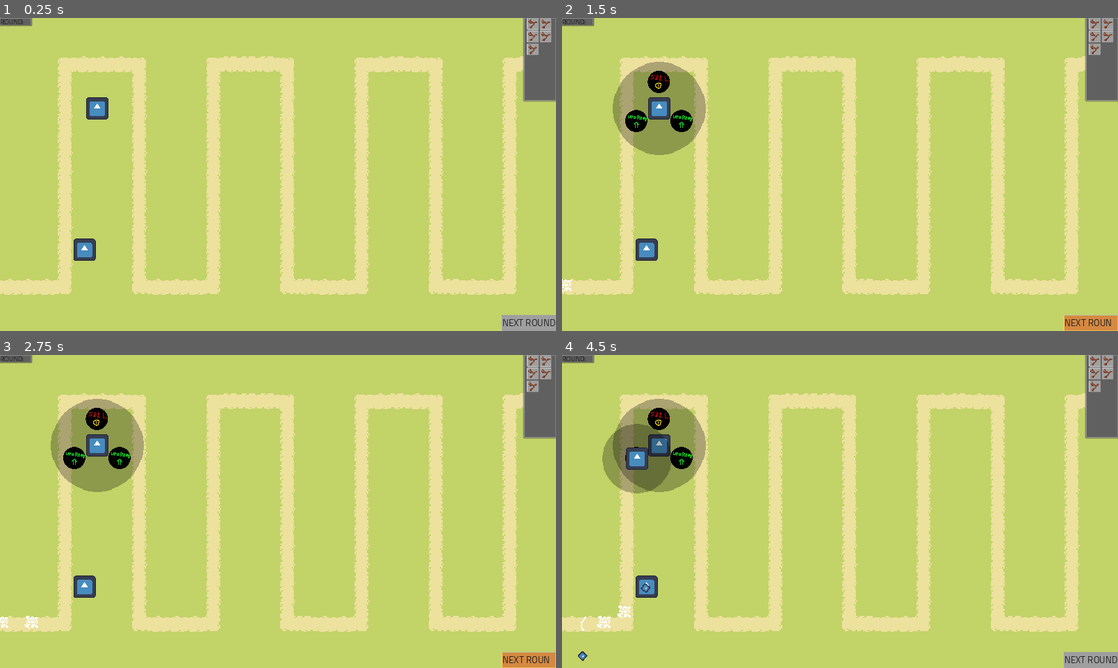
Above: before the commit, frames 1-4 (two rows, left to right).
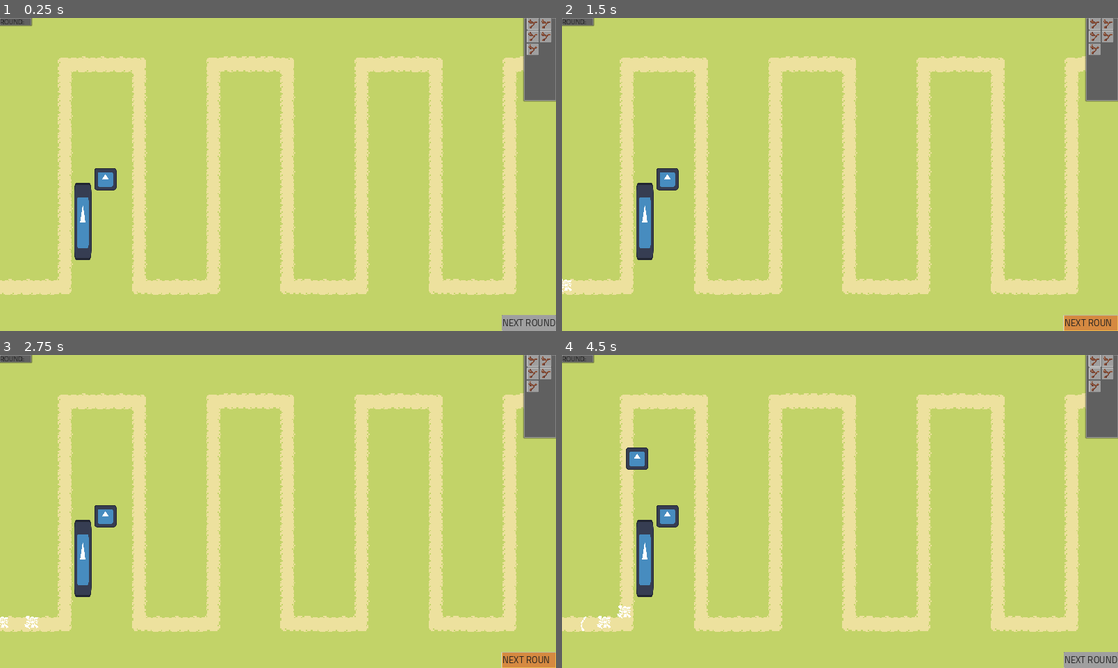
Above: after the commit, the same moments.

Repository: MindVisceral/BoneTD
Game: Godot game, scene res://Levels/Level1/Level1.tscn
Two runs of this game, one before a commit and one after it. Both use one fixed random seed, a clock stepped at 60 frames per second and the inputs below. This scene is started directly instead of the project's main scene. The engine's default icon, where the game draws it, is replaced by a stand-in: a white triangle on a blue panel in a dark square.
Inputs (mouse positions are in pixels of both pictures, inside the frame that each line leads up to):
- Up to frame 1 (0.25 s): no input
- Up to frame 2 (1.5 s): click (662, 108) at 0.52 s; click "NEXT ROUND" at 1.25 s
- Up to frame 3 (2.75 s): click "NEXT ROUND" at 2 s
- Up to frame 4 (4.5 s): click (684, 458) at 2.77 s; click (1095, 361) at 3.5 s; click (634, 458) at 4.27 s

The runs differ from the first frame. In frame 1, 1.3% of the frame differs, in the area x 13-21%, y 25-78%; in frame 2, 4.9%; in frame 3, 4.9%; in frame 4, 5.1%, in the area x 2-97%, y 0-98%.
Error before the commit: Cannot call method 'instantiate' on a null value. (res://Entities/Towers/BaseTower/BaseTower.gd:347)

Commit message:
Changed Round Node type, added Obstacle check

Diff:
--- a/Entities/Towers/BaseTower/BaseTower.gd
+++ b/Entities/Towers/BaseTower/BaseTower.gd
@@ -51,6 +51,8 @@
 ## Timer that keeps time until next shot
 @export var ShotDelayTimer: Timer
 
+## The mask/layer on which all 'Environment' Nodes are on.
+@export_flags_2d_physics var environment_layer: int
 
 ###-------------------------------------------------------------------------###
 ##### Upgrades
@@ -173,13 +175,52 @@
 
 		## If there is a current_target...
 		if current_target:
-
-			## Shot at the current_target, if possible.
+			## And the shooting cooldown is over...
 			if ShotDelayTimer.is_stopped():
-				shoot_at_target()
-
-
-
+				## Check if the Target can be seen from the Tower's position with a Ray.
+				## The Tower cannot see from behind obstacles.
+				if can_see_target() == true:
+					shoot_at_target()
+
+
+
+
+
+## A simple RayCast which checks for any Environmental Obstacles
+## between the Tower and the current_target.
+func can_see_target() -> bool:
+	var can_tower_see_target: bool = true
+
+	## Get the world's space_state. We need this to cast a Ray
+	var space_state = get_world_2d().direct_space_state
+
+	## The position from which the Ray will be cast.
+	var start_pos: Vector2 = self.global_position
+	#
+	## The position at which the Ray will end.
+	var end_pos: Vector2 = current_target.global_position
+	#
+	## The mask on which the Environment lies.
+	## We don't care about anything else in the way, not even other Enemies.
+	var mask: int = environment_layer
+
+	## Put together all of those variables above.
+	## NOTE: All the other default settings are fine. No need for changing body and area booleans.
+	var parameters: PhysicsRayQueryParameters2D = \
+		PhysicsRayQueryParameters2D.create(start_pos, end_pos, mask)
+
+
+	## Cast a Ray with the 'parameters' variable as its parameters
+	var result = space_state.intersect_ray(parameters)
+
+	## If the RayCast detects any obstacles (that are on the Environment layer),
+	## then the Tower cannot see its Target.
+	if result:
+		can_tower_see_target = false
+
+
+	## Return a boolean - can the Tower see its Target?
+	return can_tower_see_target
 
 
 ## This function makes the Tower shoot its Target.
--- a/Entities/Towers/BaseTower/BaseTower.tscn
+++ b/Entities/Towers/BaseTower/BaseTower.tscn
@@ -21,6 +21,7 @@
 bullet_spawn_point = NodePath("RotationPivot/BulletSpawnPoint")
 rotation_pivot = NodePath("RotationPivot")
 ShotDelayTimer = NodePath("ShotDelayTimer")
+environment_layer = 1
 
 [node name="TowerRangeVisuals" type="Sprite2D" parent="."]
 visible = false
--- a/Entities/Towers/GunTurret/GunTurret.tscn
+++ b/Entities/Towers/GunTurret/GunTurret.tscn
@@ -6,6 +6,7 @@
 radius = 40.0
 
 [node name="GunTurret" instance=ExtResource("1_spxrn")]
+environment_layer = null
 shot_delay = 2.5
 
 [node name="TowerRangeVisuals" parent="." index="0"]
--- a/Entities/Towers/ProjectileTower/ProjectileTower.tscn
+++ b/Entities/Towers/ProjectileTower/ProjectileTower.tscn
@@ -7,6 +7,7 @@
 [node name="ProjectileTower" instance=ExtResource("1_478ed")]
 script = ExtResource("2_nispy")
 bullet_scene = ExtResource("3_4qeq7")
+environment_layer = null
 
 [editable path="RadialTowerSelection"]
 [editable path="TowerRange"]
--- /dev/null
+++ b/Entities/Towers/RayTower/RayTower.gd
@@ -0,0 +1,56 @@
+## Check superior BaseTower script for @tool use
+@tool
+class_name RayTower
+extends BaseTower
+
+
+###-------------------------------------------------------------------------###
+##### References
+###-------------------------------------------------------------------------###
+
+@export_group("References")
+
+
+###-------------------------------------------------------------------------###
+##### Shooting Variables
+###-------------------------------------------------------------------------###
+
+
+###-------------------------------------------------------------------------###
+##### Variable storage
+###-------------------------------------------------------------------------###
+
+
+###-------------------------------------------------------------------------###
+##### Setup functions
+###-------------------------------------------------------------------------###
+
+func _ready() -> void:
+	## Call the superior class' _ready() function too. It would be overriden without this!
+	## NOTE: This applies to ALL functions with the same name as the ones in the superior class!
+	super()
+
+## Setup this Tower
+func setup() -> void:
+	super()
+
+
+###-------------------------------------------------------------------------###
+##### Shooting functions
+###-------------------------------------------------------------------------###
+
+## Every frame, check if the Target can be shot.
+func _physics_process(delta: float) -> void:
+	super(delta)
+
+## Shooting the Target should be possible,
+func shoot_at_target() -> void:
+	super()
+
+
+## Deal damage to the chosen Target, as long as there is line of sight.
+## NOTE: This function's code is unique to this Tower type!
+func fire() -> void:
+	#super() ## This might be unnecessary because it's an empty dummy function.
+
+	pass
--- /dev/null
+++ b/Entities/Towers/RayTower/RayTower.tscn
@@ -0,0 +1,10 @@
+[gd_scene load_steps=3 format=3 uid="uid://dn0yn7md0iu0y"]
+
+[ext_resource type="PackedScene" uid="uid://u1qyk1m1yco0" path="res://Entities/Towers/BaseTower/BaseTower.tscn" id="1_je144"]
+[ext_resource type="Script" path="res://Entities/Towers/RayTower/RayTower.gd" id="2_vuqpp"]
+
+[node name="RayTower" instance=ExtResource("1_je144")]
+script = ExtResource("2_vuqpp")
+
+[editable path="RadialTowerSelection"]
+[editable path="TowerRange"]
--- a/Entities/Towers/StickGuy/StickGuy.tscn
+++ b/Entities/Towers/StickGuy/StickGuy.tscn
@@ -10,6 +10,7 @@
 radius = 9.0
 
 [node name="StickGuy" instance=ExtResource("1_s74lq")]
+environment_layer = null
 upgrade_1 = ExtResource("2_2jbvk")
 upgrade_2 = ExtResource("2_2jbvk")
 shot_delay = 0.7
--- a/Levels/Level1/Level1.tscn
+++ b/Levels/Level1/Level1.tscn
@@ -1,13 +1,13 @@
-[gd_scene load_steps=22 format=3 uid="uid://iq4hunaccf0"]
+[gd_scene load_steps=23 format=3 uid="uid://iq4hunaccf0"]
 
 [ext_resource type="Texture2D" uid="uid://il6gwq8g1ja1" path="res://Levels/Level1/level1_tileset.png" id="1_4wrf1"]
 [ext_resource type="PackedScene" uid="uid://deff34inq0ldo" path="res://Levels/LevelStats.tscn" id="1_luyuo"]
 [ext_resource type="PackedScene" uid="uid://xau7xbcers41" path="res://Levels/RoundHandler.tscn" id="2_7b7bi"]
 [ext_resource type="PackedScene" uid="uid://5q3j0jjqbwtm" path="res://Levels/Rounds/BaseRound.tscn" id="3_gmuuh"]
 [ext_resource type="PackedScene" uid="uid://ixusat1leq8h" path="res://Levels/TowerHandler.tscn" id="4_6772l"]
+[ext_resource type="Texture2D" uid="uid://c6mdmcmvjs336" path="res://icon.svg" id="5_y4jfb"]
 [ext_resource type="PackedScene" uid="uid://cbdr67v8qd072" path="res://Entities/Towers/StickGuy/StickGuySelectButton.tscn" id="6_4qvdn"]
 [ext_resource type="PackedScene" uid="uid://3ob5n3fq12o6" path="res://Entities/Enemies/CarpalsEnemy/CarpalsEnemy.tscn" id="7_pr6bl"]
-[ext_resource type="PackedScene" uid="uid://sgh3hg5h60t7" path="res://Entities/Towers/GunTurret/GunTurret.tscn" id="7_yjany"]
 [ext_resource type="PackedScene" uid="uid://cavd1oiqjhyqd" path="res://Entities/Towers/ProjectileTower/ProjectileTower.tscn" id="7_ylebg"]
 
 [sub_resource type="NavigationPolygon" id="NavigationPolygon_2vxpa"]
@@ -420,8 +420,11 @@
 navigation_layer_0/layers = 1
 sources/0 = SubResource("TileSetAtlasSource_yxxhc")
 
+[sub_resource type="RectangleShape2D" id="RectangleShape2D_4td0d"]
+size = Vector2(15, 67)
+
 [sub_resource type="CircleShape2D" id="CircleShape2D_n0r05"]
-radius = 33.2415
+radius = 48.0416
 
 [sub_resource type="Curve2D" id="Curve2D_ja27w"]
 _data = {
@@ -440,6 +443,14 @@
 "
 
 [node name="Level1" type="Node2D"]
+
+[node name="RoundHandler" parent="." node_paths=PackedStringArray("path_reference", "nextRound_button") instance=ExtResource("2_7b7bi")]
+path_reference = NodePath("../MovementPath")
+nextRound_button = NodePath("../GUI/TemporaryGUI/next_round_button")
+number_of_rounds = 3
+
+[node name="BaseRound" parent="RoundHandler" instance=ExtResource("3_gmuuh")]
+waves_in_order = Array[int]([0])
 
 [node name="LevelStats" parent="." instance=ExtResource("1_luyuo")]
 
@@ -451,33 +462,29 @@
 layer_1/name = "walk layer"
 layer_1/tile_data = PackedInt32Array(917504, 65536, 0, 917505, 65536, 0, 917506, 65536, 0, 917507, 131072, 2, 851971, 1 …(1902 unchanged characters)…
 
-[node name="RoundHandler" parent="." node_paths=PackedStringArray("path_reference", "nextRound_button") instance=ExtResource("2_7b7bi")]
-path_reference = NodePath("../MovementPath")
-nextRound_button = NodePath("../GUI/TemporaryGUI/next_round_button")
-number_of_rounds = 3
-
-[node name="BaseRound" parent="RoundHandler" instance=ExtResource("3_gmuuh")]
-waves_in_order = Array[int]([0])
+[node name="EnvironmentObstacles" type="Node2D" parent="."]
+
+[node name="THE_OBSTACLE" type="StaticBody2D" parent="EnvironmentObstacles"]
+position = Vector2(72, 176)
+collision_mask = 0
+
+[node name="Sprite2D" type="Sprite2D" parent="EnvironmentObstacles/THE_OBSTACLE"]
+position = Vector2(-0.500006, -0.499998)
+scale = Vector2(0.117187, 0.523438)
+texture = ExtResource("5_y4jfb")
+
+[node name="Collider" type="CollisionShape2D" parent="EnvironmentObstacles/THE_OBSTACLE"]
+shape = SubResource("RectangleShape2D_4td0d")
 
 [node name="TowerHandler" parent="." instance=ExtResource("4_6772l")]
 
-[node name="BaseTower" parent="TowerHandler" node_paths=PackedStringArray("tower_handler") instance=ExtResource("7_yjany")]
-position = Vector2(84, 78)
+[node name="ProjectileTower" parent="TowerHandler" node_paths=PackedStringArray("tower_handler") instance=ExtResource("7_ylebg")]
+position = Vector2(91, 139)
 tower_handler = NodePath("..")
-shot_delay = 1.5
-
-[node name="TowerRangeVisuals" parent="TowerHandler/BaseTower" index="0"]
-visible = false
-
-[node name="ShotDelayTimer" parent="TowerHandler/BaseTower" index="6"]
-wait_time = 1.5
-
-[node name="ProjectileTower" parent="TowerHandler" node_paths=PackedStringArray("tower_handler") instance=ExtResource("7_ylebg")]
-position = Vector2(73, 200)
-tower_handler = NodePath("..")
+environment_layer = 1
 
 [node name="TowerRangeVisuals" parent="TowerHandler/ProjectileTower" index="0"]
-scale = Vector2(0.519399, 0.519399)
+scale = Vector2(0.750651, 0.750651)
 
 [node name="Collider" parent="TowerHandler/ProjectileTower/TowerRange" index="0"]
 shape = SubResource("CircleShape2D_n0r05")
@@ -584,9 +591,6 @@
 "
 
 [editable path="TowerHandler"]
-[editable path="TowerHandler/BaseTower"]
-[editable path="TowerHandler/BaseTower/RadialTowerSelection"]
-[editable path="TowerHandler/BaseTower/TowerRange"]
 [editable path="TowerHandler/ProjectileTower"]
 [editable path="TowerHandler/ProjectileTower/RadialTowerSelection"]
 [editable path="TowerHandler/ProjectileTower/TowerRange"]
--- a/Levels/RoundHandler.gd
+++ b/Levels/RoundHandler.gd
@@ -1,5 +1,5 @@
 class_name RoundHandler
-extends Node2D
+extends Node
 
 ###-------------------------------------------------------------------------###
 ##### References
--- a/Levels/RoundHandler.tscn
+++ b/Levels/RoundHandler.tscn
@@ -3,7 +3,7 @@
 [ext_resource type="Script" path="res://Levels/RoundHandler.gd" id="1_2k4xo"]
 [ext_resource type="PackedScene" uid="uid://5q3j0jjqbwtm" path="res://Levels/Rounds/BaseRound.tscn" id="2_5n3yc"]
 
-[node name="RoundHandler" type="Node2D"]
+[node name="RoundHandler" type="Node"]
 script = ExtResource("1_2k4xo")
 round_scenes = Array[PackedScene]([ExtResource("2_5n3yc")])
 number_of_rounds = 2
--- a/Levels/Rounds/BaseRound.gd
+++ b/Levels/Rounds/BaseRound.gd
@@ -1,5 +1,5 @@
 class_name BaseRound
-extends Node2D
+extends Node
 
 ###-------------------------------------------------------------------------###
 ##### Exported variables
--- a/Levels/Rounds/BaseRound.tscn
+++ b/Levels/Rounds/BaseRound.tscn
@@ -3,7 +3,7 @@
 [ext_resource type="Script" path="res://Levels/Rounds/BaseRound.gd" id="1_uus8k"]
 [ext_resource type="PackedScene" uid="uid://nu84eda5rr2d" path="res://Levels/Waves/BaseWave.tscn" id="2_5b1hq"]
 
-[node name="BaseRound" type="Node2D"]
+[node name="BaseRound" type="Node"]
 script = ExtResource("1_uus8k")
 wave_scenes = Array[PackedScene]([ExtResource("2_5b1hq")])
 waves_in_order = Array[int]([0, 0, 0])
--- a/Levels/Waves/BaseWave.gd
+++ b/Levels/Waves/BaseWave.gd
@@ -1,5 +1,5 @@
 class_name BaseWave
-extends Node2D
+extends Node
 
 ###-------------------------------------------------------------------------###
 ##### Exported variables
--- a/Levels/Waves/BaseWave.tscn
+++ b/Levels/Waves/BaseWave.tscn
@@ -4,7 +4,7 @@
 [ext_resource type="PackedScene" uid="uid://3ob5n3fq12o6" path="res://Entities/Enemies/CarpalsEnemy/CarpalsEnemy.tscn" id="2_5vv4l"]
 [ext_resource type="PackedScene" uid="uid://mvr65ht2td1j" path="res://Entities/Enemies/PhalangesEnemy/PhalangesEnemy.tscn" id="3_1cumc"]
 
-[node name="BaseWave" type="Node2D"]
+[node name="BaseWave" type="Node"]
 script = ExtResource("1_lar37")
 enemy_scenes = Array[PackedScene]([ExtResource("2_5vv4l"), ExtResource("3_1cumc")])
 enemy_spawns_in_order = Array[int]([0, 1, 0, 1, 1])
